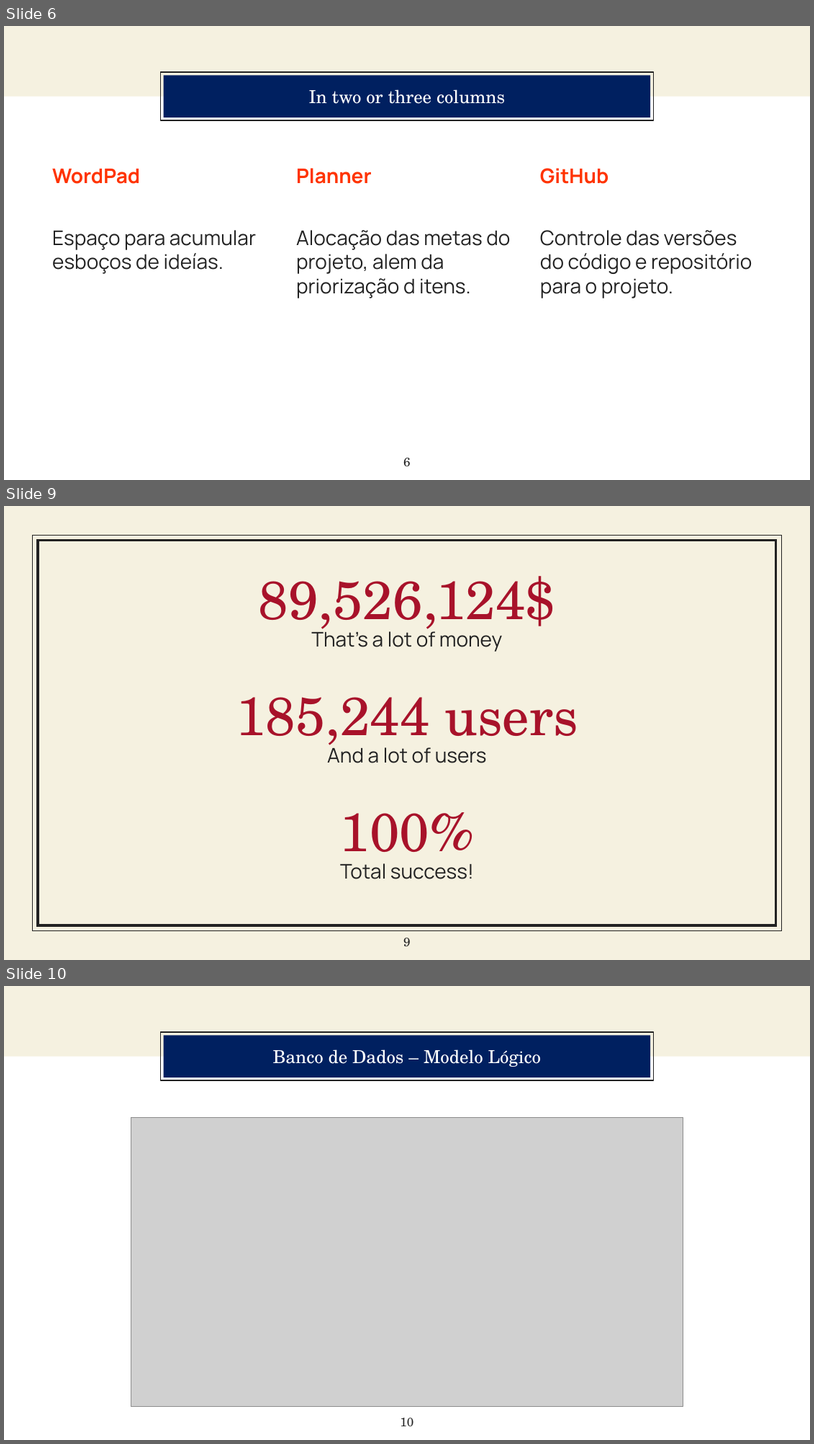
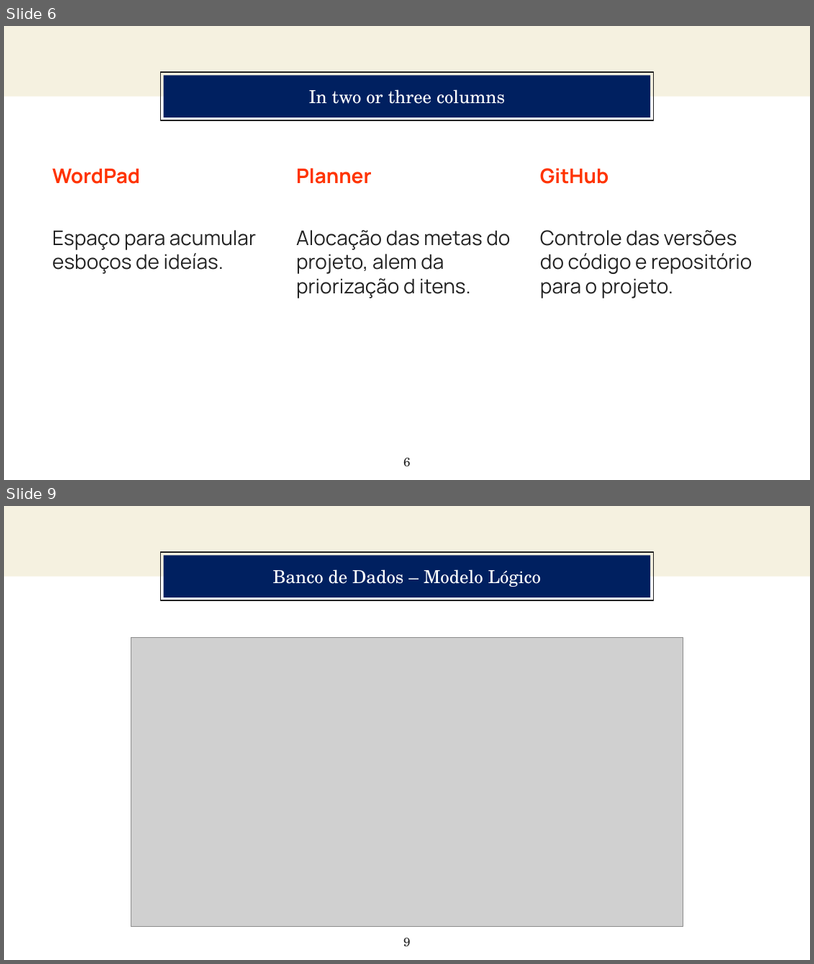
Before and after one commit to KaioZaniboni/Projeto-Individual, a slide deck: pptx/NósTreidamos.pptx. Shown one above the other, each under a label of ours: slides 6, 9 and 10 before the commit, slides 6 and 9 after it; the slides between them are not shown. The pictures are 814x1444 and 814x964 pixels, drawn with LibreOffice and Linux fonts; fonts in the diff are those of the drawing; grey boxes stand for pictures. Boxes give left, top, right and bottom in pixels: in the first picture for what was removed or moved away, otherwise in the second. Text is boxed around its words. In the diff, an @@ line names an element or a change of style, - is before the commit and + after.

```diff
--- a/pptx/NósTreidamos.pptx
+++ b/pptx/NósTreidamos.pptx
@@ slide 9 removed at bbox=[4, 506, 810, 960], background #F5F1E0 @@
@@ rectangle removed at bbox=[32, 535, 782, 931] @@
@@ rectangle removed at bbox=[38, 541, 777, 925] @@
@@ title removed at bbox=[259, 576, 556, 635] @@
-89,526,124$
@@ subtitle removed at bbox=[311, 628, 503, 651] @@
-That’s a lot of money
@@ title removed at bbox=[236, 697, 579, 751] @@
-185,244 users
@@ subtitle removed at bbox=[327, 744, 487, 763] @@
-And a lot of users
@@ title removed at bbox=[340, 812, 475, 867] @@
-100%
@@ subtitle removed at bbox=[340, 863, 474, 879] @@
-Total success!
@@ page number removed at bbox=[404, 937, 411, 947] @@
-9
@@ what was slide 10 is now slide 9 @@
@@ page number at bbox=[404, 937, 411, 947]: text changed @@
-10
+9
```
Also in this commit, not shown: 3 slides changed, 2 slides added, 1 other slide removed, 5 other files.
